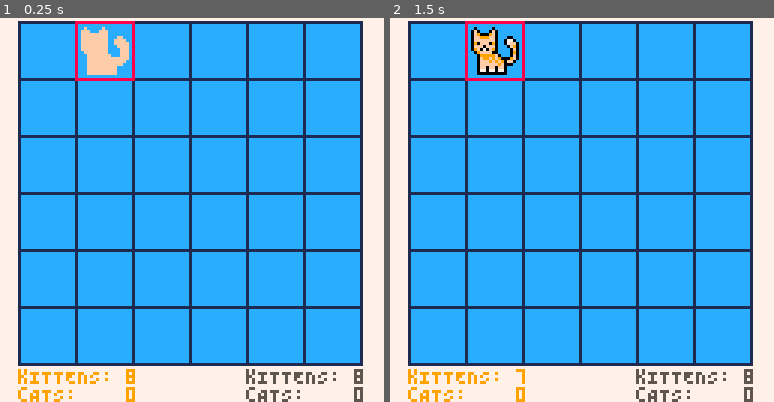
Above: before the commit, frames 1-2 (left to right).
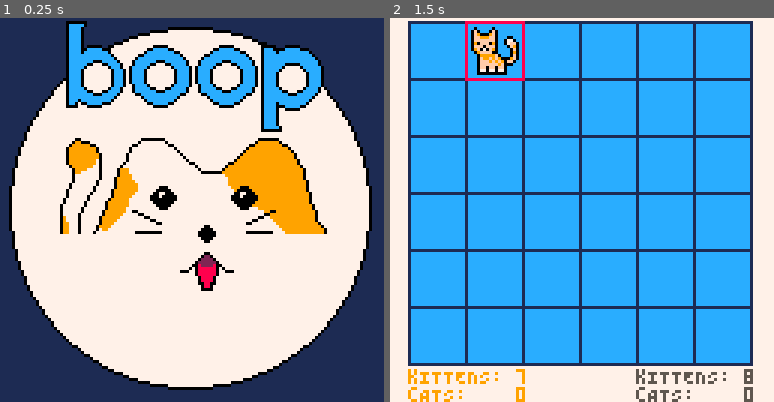
Above: after the commit, the same moments.

Repository: fbarreta/boop
Game: PICO-8 cartridge boop.p8
The game is run twice, just before and just after one commit, with the same random seed, the same clock (stepped at 60 frames per second) and the same inputs.
Inputs:
- Up to frame 1 (0.25 s): no input
- Up to frame 2 (1.5 s): tap O (Z key) at 0.33, 0.7, 1.43 s; tap X (X key) at 1.07 s

The runs differ from the first frame. In frame 1, 91% of the frame differs, in the area x 0-100%, y 0-100%; in frame 2, nothing differs.

Commit message:
Splash screen

Diff:
--- a/boop.p8
+++ b/boop.p8
@@ -5,14 +5,14 @@
 centery = 0
 space = 2
 size = 19
-spr_k1 = 1
-spr_c1 = 3
-spr_cursor_k1 = 33
-spr_cursor_c1 = 35
-spr_cursor_k2 = 37
-spr_cursor_c2 = 39
-spr_k2 = 5
-spr_c2 = 7
+spr_k1 = 0
+spr_c1 = 2
+spr_cursor_k1 = 32
+spr_cursor_c1 = 34
+spr_cursor_k2 = 36
+spr_cursor_c2 = 38
+spr_k2 = 4
+spr_c2 = 6
 player = {
 	x = 1,
 	y = 0
@@ -28,6 +28,7 @@
 	cursortype = 'k'
 }
 mtx = {}
+gamestarted = false
 debug = ""
 -->8
 function _init()
@@ -45,6 +46,7 @@
 	drawgrid()
 	drawplayer()
 	drawui()
+	drawsplash()
 	//findboop()
 	print(debug,0,122,8)
 end
@@ -124,6 +126,34 @@
 	print(p2kittens,78,117,5)
 	print(p2cats,78,123,5)
 end
+
+function drawsplash()
+	if gamestarted == false then
+		local center = 20
+		rectfill(
+			 0,
+				0,
+				128,
+				128,
+				1
+			)
+		//line(0,0,127,0,8)
+		//line(0,1,63,1,8)
+		circfill(63,63,60,7)
+		circ(63,63,60,0)
+		spr(8,center,0,4,4)
+		spr(12,center + 4*8,0,4,4)
+		spr(64,center + 8*8,0,3,5)
+		spr(131,20,40,12,4)
+		spr(192,20,72,12,4)
+	end
+end
+
+function startgame()
+	if gamestarted == false then
+		gamestarted = true
+	end
+end
 -->8
 function moveplayer()
 	if btnp(0) then
@@ -144,11 +174,13 @@
 		end
 	end
 	if btnp(4) then
+		startgame()
 		if canplace() then
 			placepiece()
 		end
 	end
 	if btnp(5) then
+		startgame()
 		changecursor()
 	end
 end
Not shown, changed: 130 lines of the sprite sheet (__gfx__) section of boop.p8
